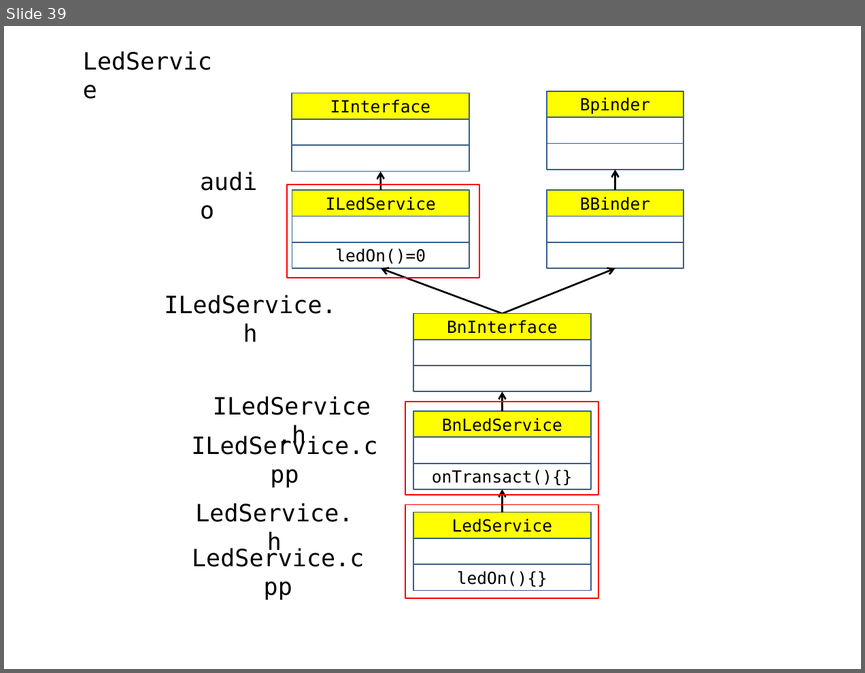
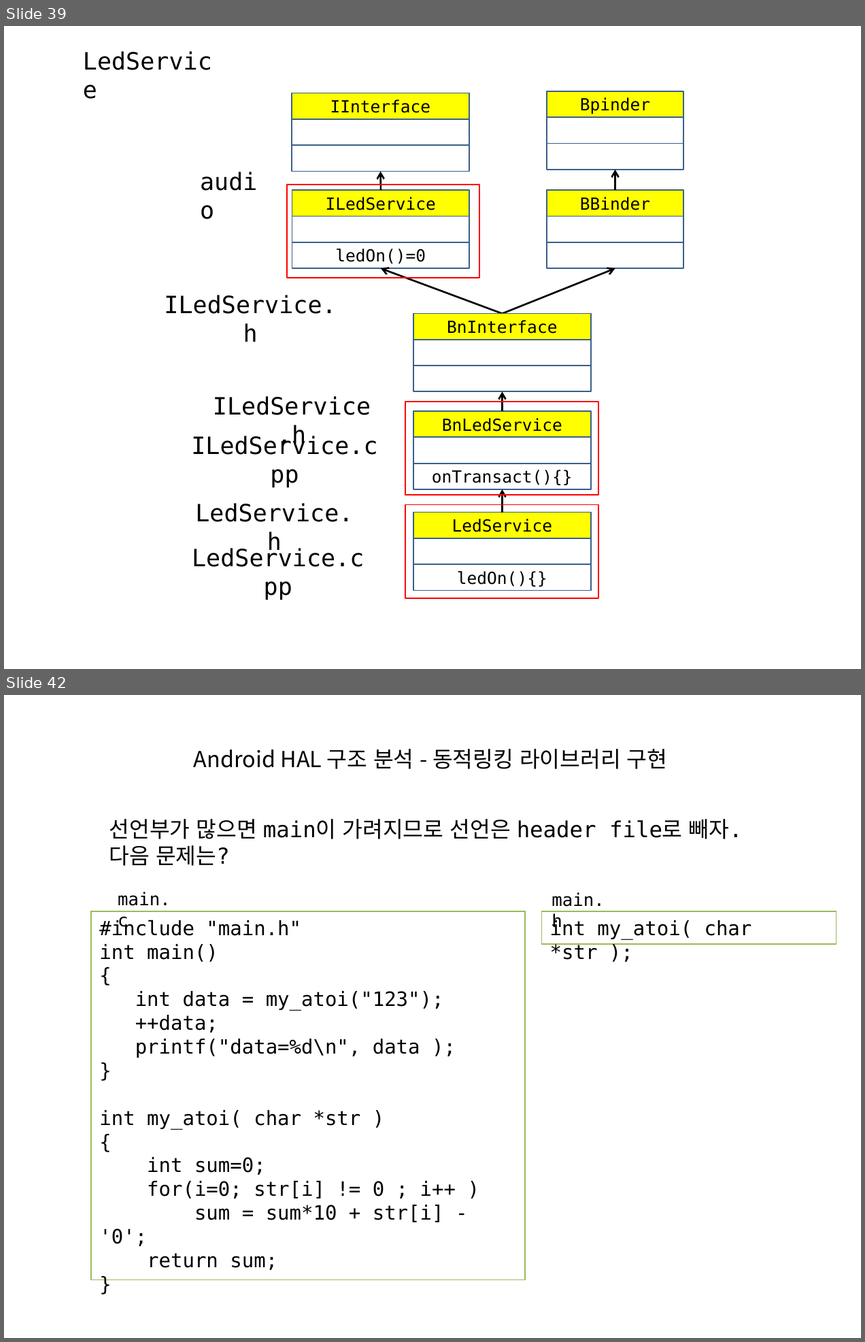
Before and after one commit to imguru-mooc/android-kernel, a slide deck: 05_day.pptx. Shown one above the other, each under a label of ours: slide 39 before the commit, slides 39 and 42 after it; the slides between them are not shown. The pictures are 865x673 and 865x1342 pixels, drawn with LibreOffice and Linux fonts; fonts in the diff are those of the drawing. Boxes give left, top, right and bottom in pixels: in the first picture for what was removed or moved away, otherwise in the second. Text is boxed around its words. In the diff, an @@ line names an element or a change of style, - is before the commit and + after.

```diff
--- a/05_day.pptx
+++ b/05_day.pptx
@@ slide 42 added at <box>4,695,861,1338</box>, background #FFFFFF @@
@@ title added at <box>194,749,668,769</box>, 18.5 pt, text #000000 @@
+Android HAL 구조 분석 - 동적링킹 라이브러리 구현
@@ text added at <box>109,819,742,866</box>, 18.5 pt, text #000000 @@
+선언부가 많으면 main이 가려지므로 선언은 header file로 빼자.
+다음 문제는?
@@ text added at <box>118,892,171,930</box>, 14.8 pt, text #000000 @@
+main.c
@@ text added at <box>551,892,604,931</box>, 14.8 pt, text #000000 @@
+main.h
@@ rectangle added at <box>92,911,525,1279</box>, outline #9BBB59 0.75 pt, 16.6 pt, text #000000 @@
+#include "main.h"
+int main()
+{
+int data = my_atoi("123");
+++data;
+printf("data=%d\n", data );
+}
+int my_atoi( char *str )
+{
+int sum=0;
+for(i=0; str[i] != 0 ; i++ )
+sum = sum*10 + str[i] - '0';
+return sum;
+}
@@ rectangle added at <box>541,911,836,943</box>, outline #9BBB59 0.75 pt, 16.6 pt, text #000000 @@
+int my_atoi( char *str );
```
Also in this commit, not shown: 26 other slides added, 14 other files.
